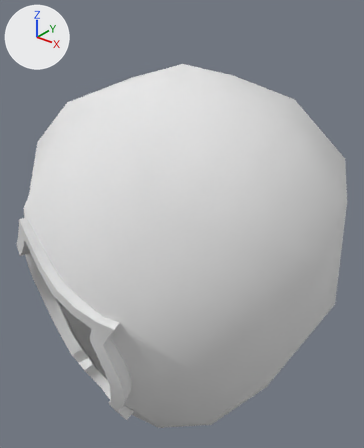
An edit to the OBJ model Assets/Models/birdhouse-02.obj, drawn before and after from the same camera.
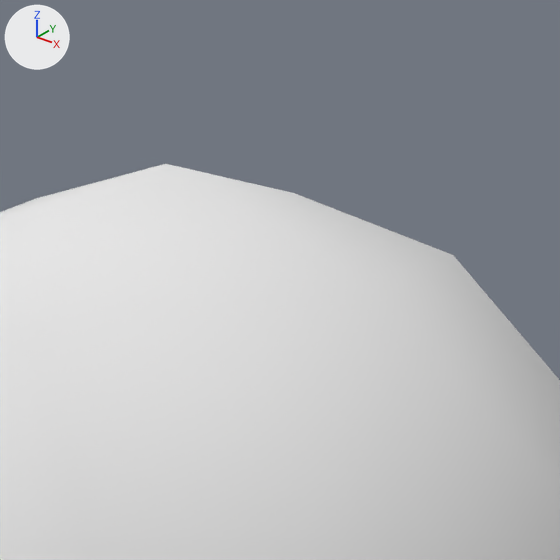
Each version appears first whole from a 50 mm camera at (1.089, 0.164, 1.494) aimed at (0.358, 1.077, 0.928), and next in a close-up on the part from 33% to 92% of the width and 0% to 49% of the height. Every picture has the same lights, and +X, +Y and +Z are marked at upper left. Where no turn or scale is listed for an object, it has been applied to the vertices. Vertices at the same position are counted once.

Names of what the first close-up shows: 'birdhouse-02'.
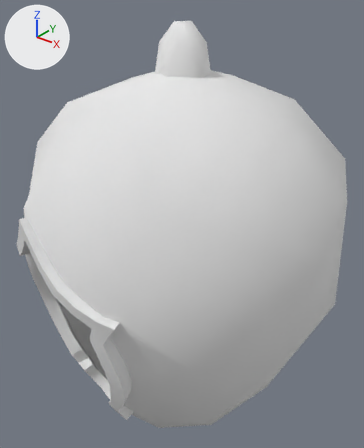
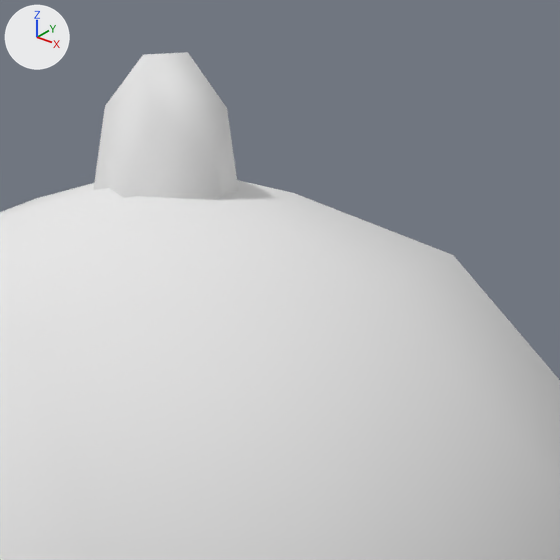
Location of each change, (x1, y1, x2, y2) in pixels of the close-ups (560 x 560 px):
'birdhouse-02', reshaped: before (0, 164, 560, 560); after (0, 52, 560, 560)
part 1 of me_birdhouse_02, added: after (94, 52, 238, 200)

What the commit changed:
me_birdhouse_02 is used by ob_birdhouse_02; location (0.0, 0.0, 0.0).
me_birdhouse_02 had 337 vertices, 331 faces and spanned x -0.029..0.782, y 0.657..1.445, z 0.311..1.328.
me_birdhouse_02 now has 356 vertices, 343 faces and spans x -0.029..0.782, y 0.657..1.445, z 0.311..1.415.
me_birdhouse_02 part 1: a new loose piece of 20 vertices spanning x 0.296..0.458, y 0.992..1.121, z 1.183..1.415, in mat_pasted__phong14sg6 (white #e7e7e7).
